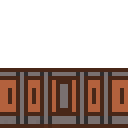
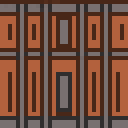
Before/after of a w=128, h=128 layered artwork. What changed in the layer stack:
painted on "\ #4" over [0, 0, 128, 128]
painted on "\ #3" over [0, 0, 128, 128]
